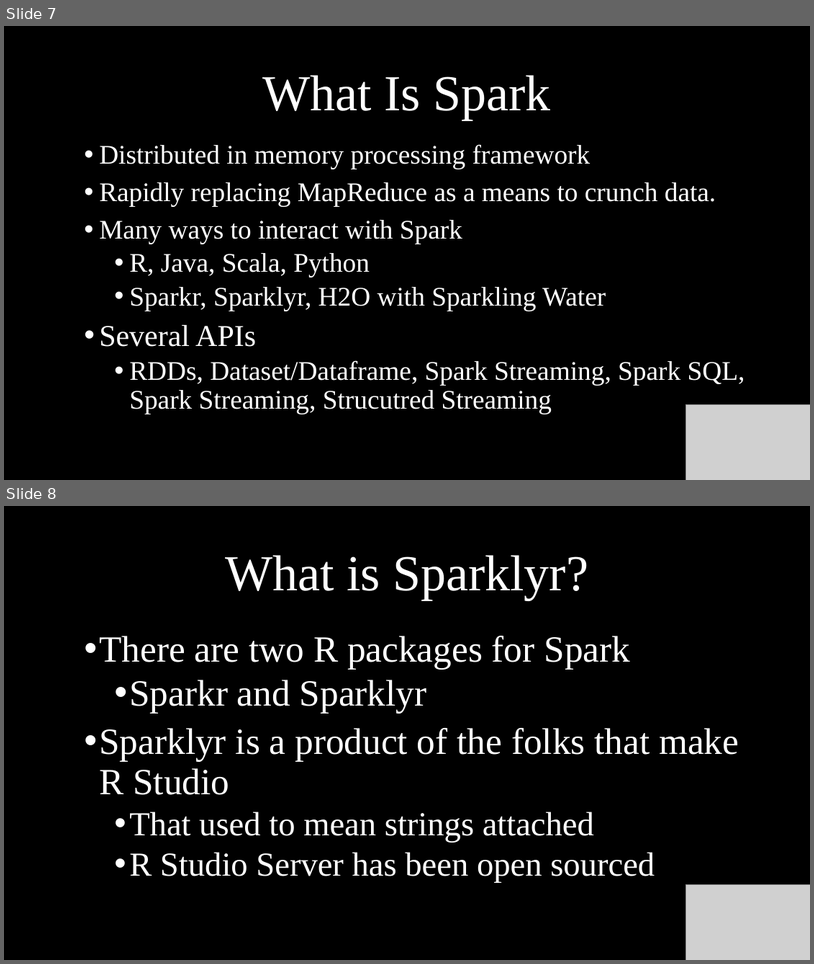
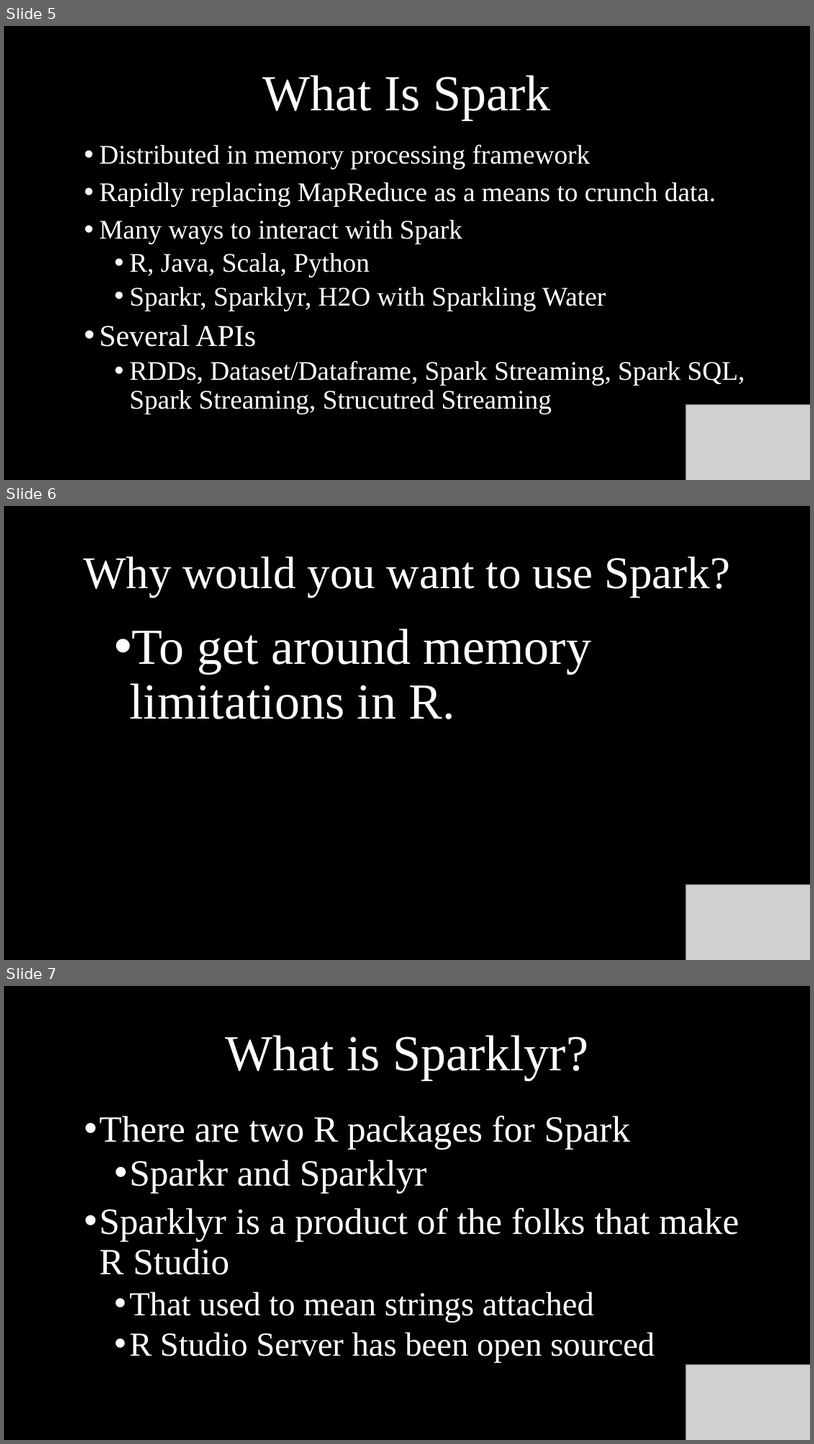
Before and after one commit to MassStreetAnalytics/getting-started-with-sparklyr, a slide deck: Documents/Deck/Getting Started With Sparklyr.pptx. Shown one above the other, each under a label of ours: slides 7 and 8 before the commit, slides 5, 6 and 7 after it. The pictures are 814x964 and 814x1444 pixels, drawn with LibreOffice and Linux fonts; fonts in the diff are those of the drawing; grey boxes stand for pictures; background and template pictures are left out. Boxes give left, top, right and bottom in pixels: in the first picture for what was removed or moved away, otherwise in the second. Text is boxed around its words. In the diff, an @@ line names an element or a change of style, - is before the commit and + after.

```diff
--- a/Documents/Deck/Getting Started With Sparklyr.pptx
+++ b/Documents/Deck/Getting Started With Sparklyr.pptx
@@ slide 6 added at [4, 506, 810, 960], background picture (left out) @@
@@ title added at [83, 556, 730, 597], 54 pt, text #FFFFFF @@
+Why would you want to use Spark?
@@ text added at [129, 628, 592, 719], 60 pt, text #FFFFFF @@
+  • To get around memory limitations in R.
@@ picture added at [687, 885, 810, 960] @@
@@ what was slide 7 is now slide 5 @@
@@ what was slide 8 is now slide 7 @@
```
Also in this commit, not shown: 1 slide changed, 1 other slide added, 3 slides removed, 5 other files.
